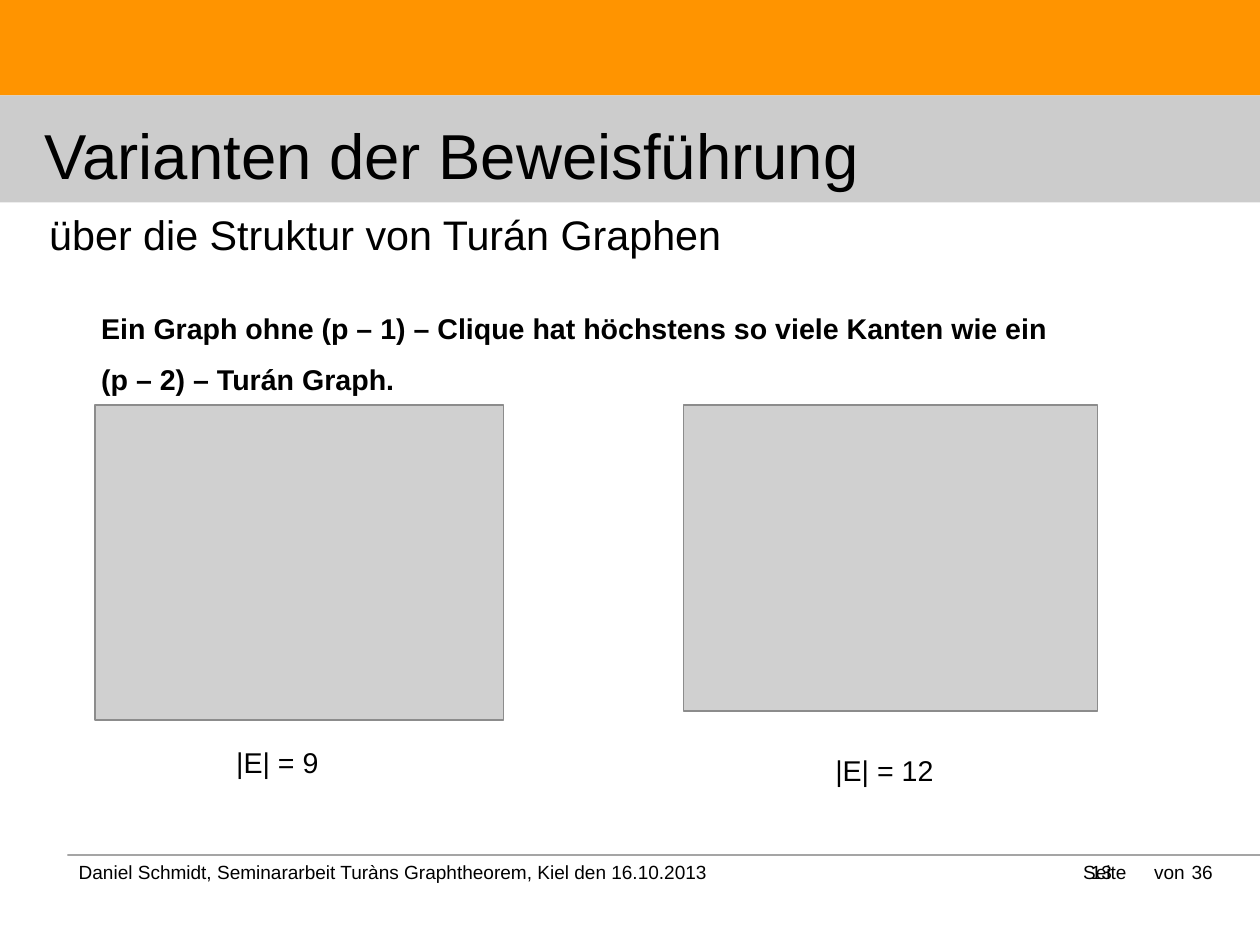
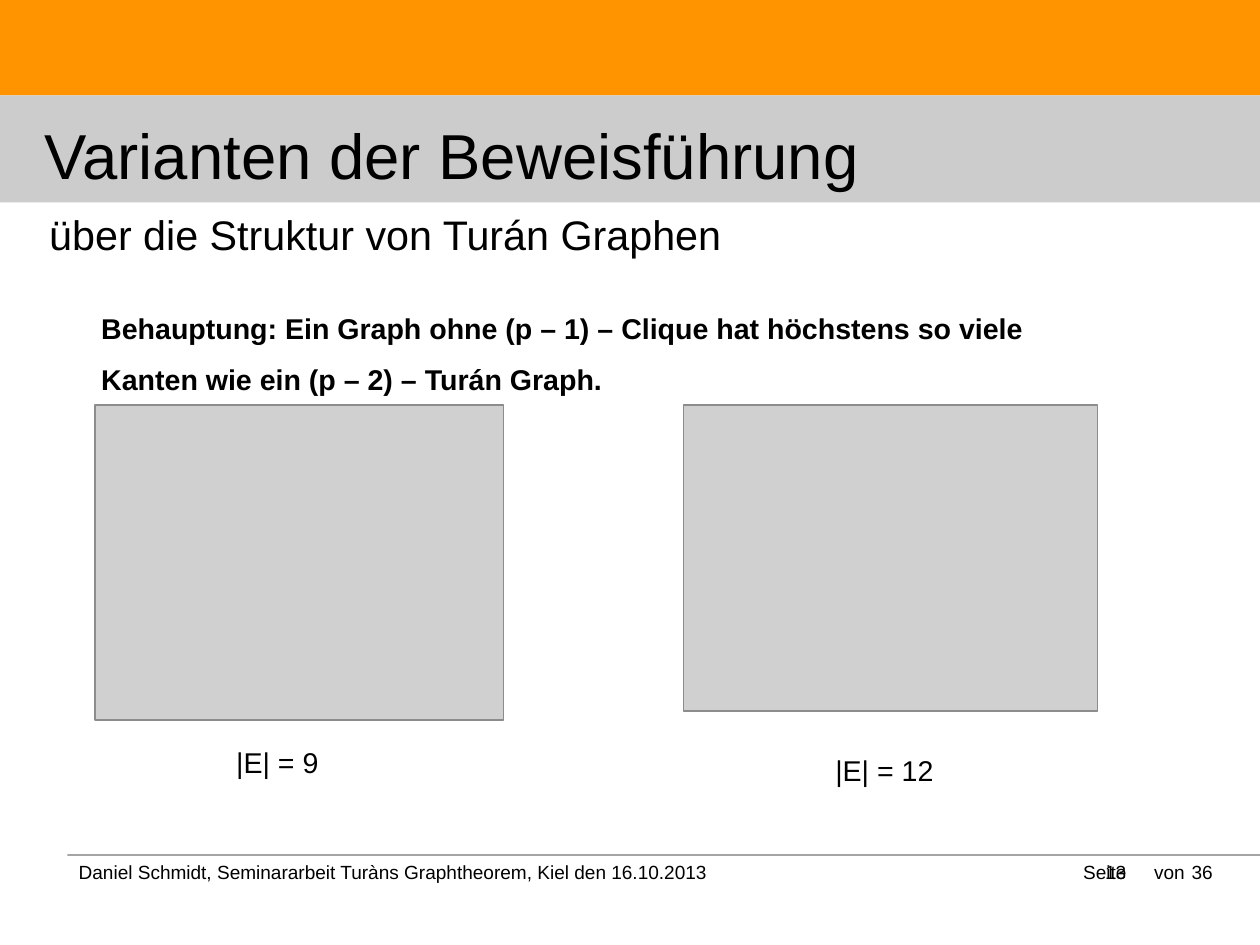
Before and after one commit to DanielMSchmidt/kombinatorik, a slide deck: slide 13 of Kombinatorik.odp. Drawn at 1260x945 pixels with LibreOffice and Linux fonts; fonts in the diff are those of the drawing; grey boxes stand for pictures. Boxes give left, top, right and bottom in pixels: in the first picture for what was removed or moved away, otherwise in the second. Text is boxed around its words. In the diff, an @@ line names an element or a change of style, - is before the commit and + after.

```diff
--- a/Kombinatorik.odp
+++ b/Kombinatorik.odp
@@ text at (101,318,1023,396): text changed @@
-Ein Graph ohne (p – 1) – Clique hat höchstens so viele Kanten wie ein (p – 2) – Turán Graph.
+Behauptung: Ein Graph ohne (p – 1) – Clique hat höchstens so viele Kanten wie ein (p – 2) – Turán Graph.
@@ page number rewrapped from (1091,865,1112,879) to (1105,865,1126,884) @@
```
Also in this commit, not shown: 13 other slides changed.
